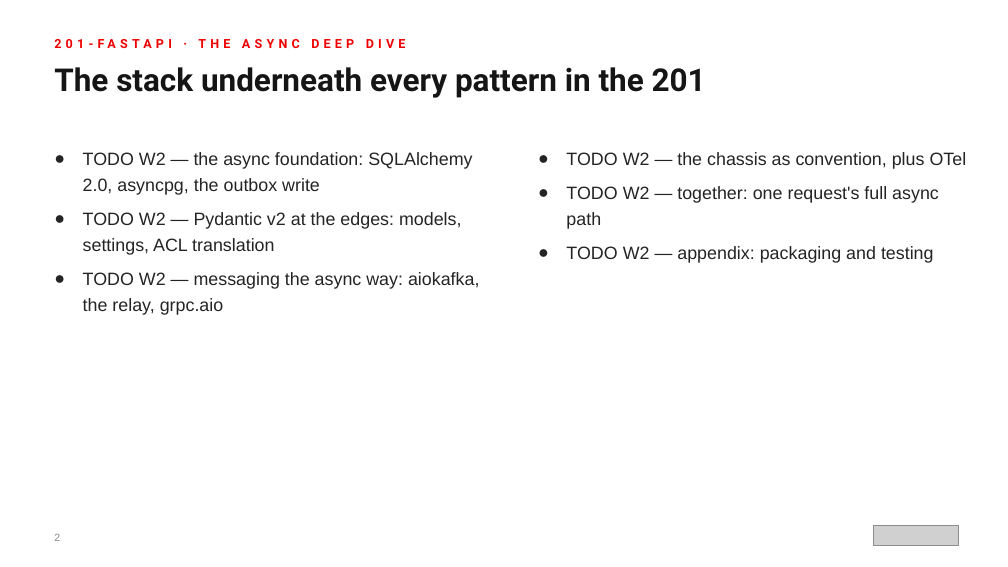
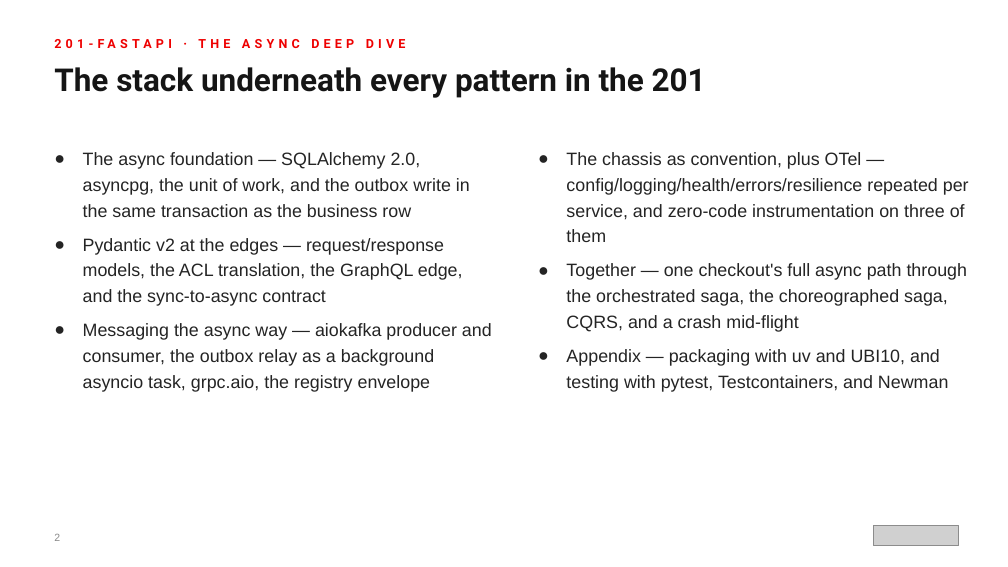
Before and after one commit to patterncatalyst/modernizing-enterprise-applications-python, a slide deck: slide 2 of presentation/modernizing-201-fastapi/Modernizing-201-FastAPI-r1.0.pptx. Drawn at 1008x567 pixels with LibreOffice and Linux fonts; fonts in the diff are those of the drawing; grey boxes stand for pictures. Boxes give left, top, right and bottom in pixels: in the first picture for what was removed or moved away, otherwise in the second. Text is boxed around its words. In the diff, an @@ line names an element or a change of style, - is before the commit and + after.

Commit message:
feat(decks): build 201-fastapi deck — async deep dive (42 slides, real examples/ code)

```diff
--- a/presentation/modernizing-201-fastapi/Modernizing-201-FastAPI-r1.0.pptx
+++ b/presentation/modernizing-201-fastapi/Modernizing-201-FastAPI-r1.0.pptx
@@ text at [83, 152, 492, 392]: text changed @@
-● TODO W2 — the async foundation: SQLAlchemy 2.0, asyncpg, the outbox write
-● TODO W2 — Pydantic v2 at the edges: models, settings, ACL translation
-● TODO W2 — messaging the async way: aiokafka, the relay, grpc.aio
+● The async foundation — SQLAlchemy 2.0, asyncpg, the unit of work, and the outbox write in the same transaction as the business row
+● Pydantic v2 at the edges — request/response models, the ACL translation, the GraphQL edge, and the sync-to-async contract
+● Messaging the async way — aiokafka producer and consumer, the outbox relay as a background asyncio task, grpc.aio, the registry envelope
@@ text at [566, 152, 969, 392]: text changed @@
-● TODO W2 — the chassis as convention, plus OTel
-● TODO W2 — together: one request's full async path
-● TODO W2 — appendix: packaging and testing
+● The chassis as convention, plus OTel — config/logging/health/errors/resilience repeated per service, and zero-code instrumentation on three of them
+● Together — one checkout's full async path through the orchestrated saga, the choreographed saga, CQRS, and a crash mid-flight
+● Appendix — packaging with uv and UBI10, and testing with pytest, Testcontainers, and Newman
```
Also in this commit, not shown: 34 other slides changed, 1 other file.
